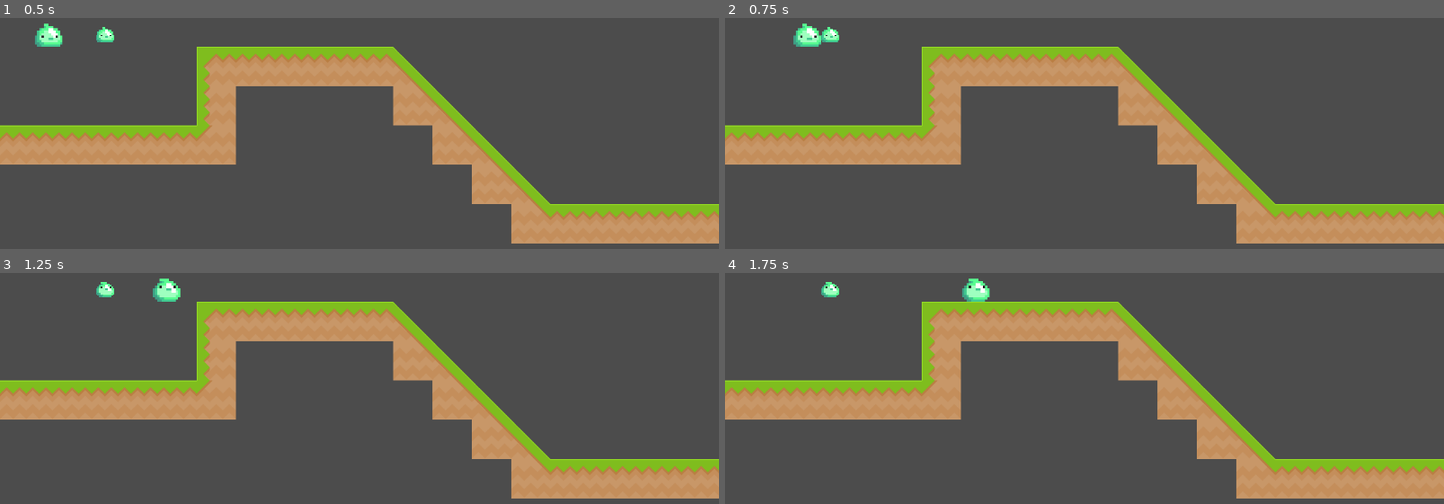
Above: before the commit, frames 1-4 (two rows, left to right).
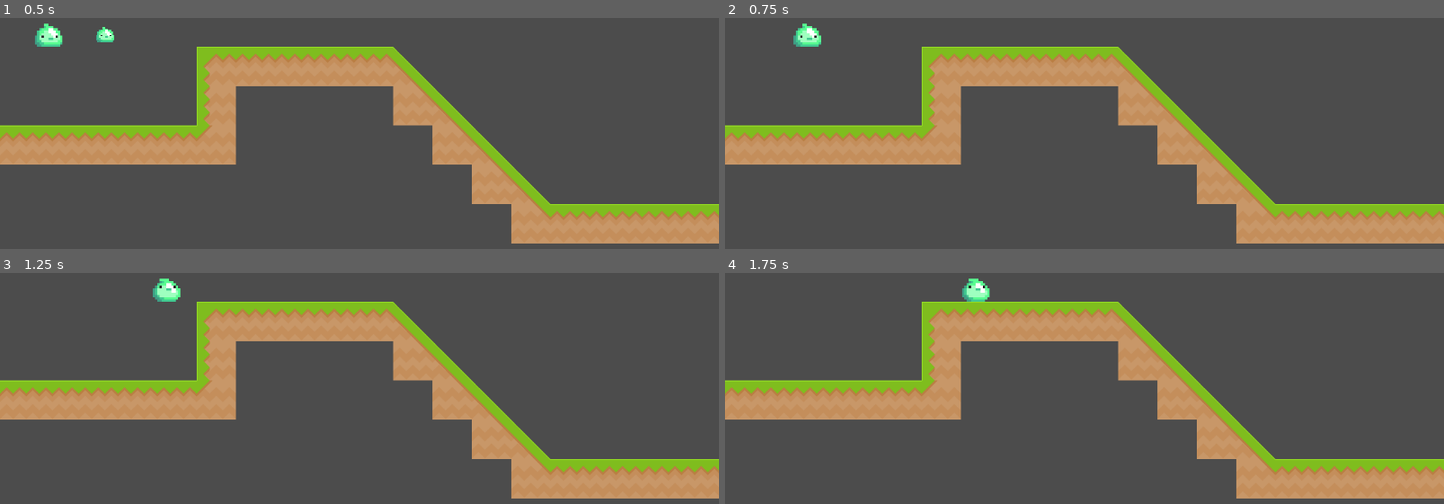
Above: after the commit, the same moments.

Repository: jtara1/InhaleGreenSubsistence
Game: Godot game, scene res://scenes/Main.tscn
The game is run twice, just before and just after one commit, with the same random seed, the same clock (stepped at 60 frames per second) and the same inputs.
Inputs:
- Up to frame 1 (0.5 s): no input
- Up to frame 2 (0.75 s): tap Enter at 0.5 s; hold D (move_right) from 0.53 s (still down)
- Up to frame 3 (1.25 s): keep holding D (move_right); tap Space (jump) at 0.77 s
- Up to frame 4 (1.75 s): keep holding D (move_right); tap Space (jump) at 1.52 s

Frame 1 is identical in both runs. In frame 2, 0.1% of the frame differs, in the area x 13-16%, y 3-11%; in frame 3, 0.1%; in frame 4, 0.1%.

Commit message:
fix: baby can be consumed just like in normal real life

Diff:
--- a/game-objects/Baby.tscn
+++ b/game-objects/Baby.tscn
@@ -14,3 +14,4 @@
 
 [node name="CollisionShape2D" type="CollisionShape2D" parent="."]
 shape = SubResource( 1 )
+[connection signal="body_entered" from="." to="." method="_on_Baby_body_entered"]
--- a/scripts/Baby.gd
+++ b/scripts/Baby.gd
@@ -3,6 +3,13 @@
 
 func _enter_tree():
 	$Character.speed = 0
+	$Character.set_collision_layer_bit(0, 0)
+	$Character.set_collision_mask_bit(0, 0)
 
-func devoured(agent: Agent, modifiers: Dictionary = {"size": 1.0}):
+func devoured(agent: Agent, modifiers: Dictionary = {"body_size": 1.0}):
 	.devoured(agent, modifiers)
+	queue_free()
+
+func _on_Baby_body_entered(body):
+	if body == Env.get_character():
+		devoured(body)
--- a/scripts/Consumable.gd
+++ b/scripts/Consumable.gd
@@ -4,11 +4,6 @@
 onready var Env = get_node("/root/Env")
 
 
-func _physics_process(delta):
-	if overlaps_body(Env.get_character()):
-
-		devoured(Env.get_character())
-
 func devoured(agent: Agent, modifiers: Dictionary = {}):
 	print("devoured")
 	agent.consume(modifiers)
--- a/scripts/globals/Env.gd
+++ b/scripts/globals/Env.gd
@@ -4,7 +4,7 @@
 
 
 func _ready():
-	character = get_node("/root/Character")
+	character = get_node("/root/Main/Character")
 
 func get_character():
 	return character
